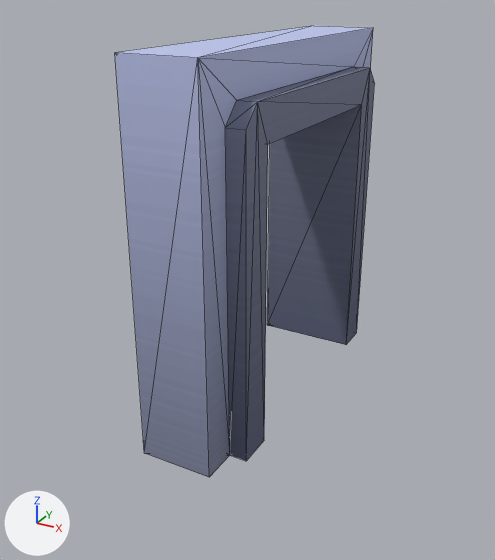
The glTF model map/assets/models/doorway.glb: old version first, new version second.
The view is the same before and after, from a camera (50 mm lens) standing at (0.844, -1.655, 1.137) and looking at (-0.02, -0.085, 0.352). The axes (+X, +Y, +Z) are drawn at lower left. The lights are the same throughout. The first picture is the older version. Mesh edges are drawn as thin lines. Vertices at exactly the same position are counted once.

In view in the first picture: 'wall-doorway'.
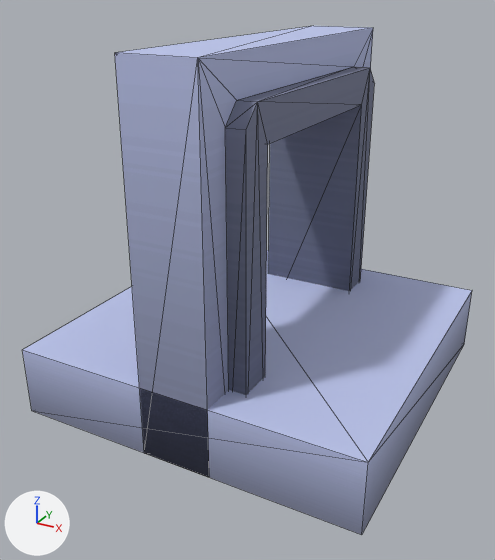
Changed parts and their boxes [x1, y1, x2, y2] in the pictures (495 x 560 px):
'wall-doorway', reshaped (73% wider, 13% taller): before [115, 26, 374, 477]; after [23, 26, 472, 535]
part 1 of me_wall_doorway, added (blue): after [23, 250, 472, 535]
part 2 of me_wall_doorway, edited (looks the same): [115, 26, 374, 477] in both

The edits, one by one:
Material 'colormap.001' (mat_colormap_001) is new.
Its texture is img_colormap.
Its roughness is 1.0.
me_wall_doorway is used by ob_wall_doorway; location (0.0, 0.0, 0.0).
me_wall_doorway had 40 vertices, 76 faces and spanned x -0.15..0.15, y -0.5..0.5, z 0.0..1.0.
me_wall_doorway now has 48 vertices, 88 faces and spans x -0.5..0.5, y -0.5..0.5, z 0.0..1.0.
me_wall_doorway part 1: a new loose piece, a box spanning x -0.5..0.5, y -0.5..0.5, z 0.0..0.2, in mat_colormap (picture img_colormap).
me_wall_doorway part 2: 76 faces spanning x -0.15..0.15, y -0.5..0.5, z 0.0..1.0 switch from mat_colormap to mat_colormap_001 (picture img_colormap).
